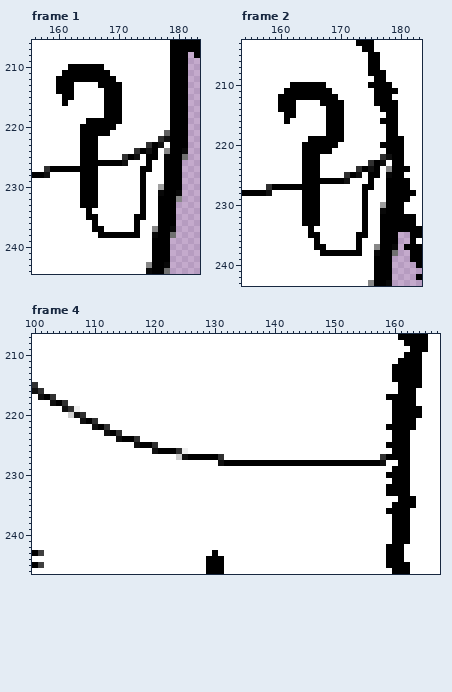
Pixel-art file -- done/big_fat_guy_whack_right.aseprite. The picture above was drawn from the file before the commit.
330x322 pixels, 32 frames. Colours within 5 levels of each other are drawn and written as one. Shown: frame 1: x 156..183, y 206..244; frame 2: x 154..183, y 203..243; frame 4: x 100..167, y 207..246. The commit also changed other frames or places, which this record leaves out.
After the commit:
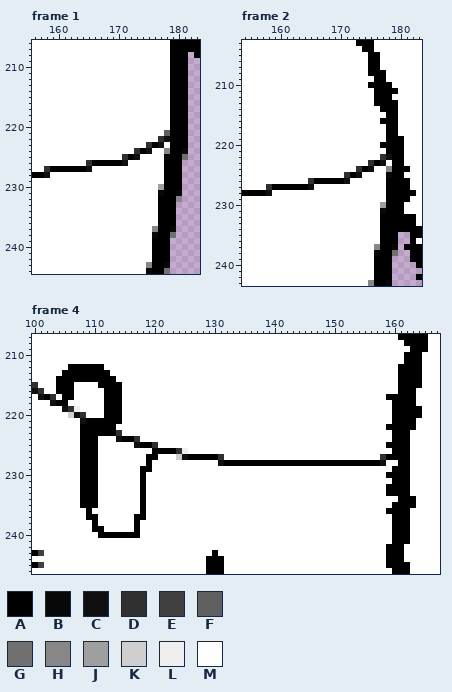
Palette (. is transparent): A #000000  B #080808  C #101010  D #303030  E #404040  F #606060  G #707070  H #878787  J #9f9f9f  K #cfcfcf  L #efefef  M #ffffff
What changed:
Frame 1, layer "hook":
y 210: x 162..167 AAAAAA -> MMMMMM
y 211: x 161..168 AAAAAAAA -> MMMMMMMM
y 212: x 160..169 AAAAAAAAAA -> MMMMMMMMMM
y 213: x 160..162 AAA -> MMM; x 167..170 AAAA -> MMMM
y 214: x 160..162 AAA -> MMM; x 168..170 AAA -> MMM
y 215: x 161..162 AA -> MM; x 168..170 AAA -> MMM
y 216: x 161 A -> M; x 168..170 AAA -> MMM
y 217..218: x 168..170 AAA -> MMM
y 219: x 165..170 AAAAAA -> MMMMMM
y 220: x 164..169 AAAAAA -> MMMMMM
y 221: x 164..168 AAAAA -> MMMMM
y 222..223: x 164..166 AAA -> MMM
y 224: x 164..166 AAA -> MMM; x 176 A -> M
y 225: x 164..166 AAA -> MMM; x 175..176 AA -> MM
y 226: x 164..165 AA -> MD; x 175 A -> M
y 227: x 165..166 AA -> CM; x 174..175 AA -> MM
y 228..233: x 164..166 AAA -> MMM; x 174 A -> M
y 234: x 165 A -> M; x 174 A -> M
y 235: x 165..166 AA -> MM; x 173..174 AA -> MM
y 236: x 166 A -> M; x 173 A -> M
y 237: x 166..167 AA -> MM; x 173 A -> M
y 238: x 167..173 AAAAAAA -> MMMMMMM
Frame 2, layer "hook": the same change as frame 1
Frame 4, layer "hook":
y 211: x 161 A -> M
y 212: x 106..111 MMMMMM -> AAAAAA; x 160 A -> M
y 213: x 105..112 MMMMMMMM -> AAAAAAAA; x 160 A -> M
y 214: x 104..113 MMMMMMMMMM -> AAAAAAAAAA; x 160 A -> M
y 215: x 104..106 MMM -> AAA; x 111..114 MMMM -> AAAA
y 216: x 104..106 MMM -> AAA; x 112..114 MMM -> AAA
y 217: x 105..106 MM -> AA; x 112..114 MMM -> AAA
y 218: x 105 D -> A; x 112..114 MMM -> AAA
y 219..220: x 112..114 MMM -> AAA
y 221: x 110..114 DMMMM -> AAAAA
y 222: x 108..110 MMC -> AAA; x 112..113 DM -> AA
y 223: x 108..112 MMMMC -> AAAAA
y 224..225: x 108..110 MMM -> AAA
y 226: x 108..110 MMM -> AAA; x 120 C -> A
y 227: x 108..110 MMM -> AAA; x 119..120 MM -> AA
y 228: x 108..110 MMM -> AAA; x 119 M -> A
y 229: x 108..110 MMM -> AAA; x 118..119 MM -> AA
y 230..235: x 108..110 MMM -> AAA; x 118 M -> A
y 236: x 109 M -> A; x 118 M -> A
y 237: x 109..110 MM -> AA; x 117..118 MM -> AA
y 238: x 110 M -> A; x 117 M -> A
y 239: x 110..111 MM -> AA; x 117 M -> A
y 240: x 111..117 MMMMMMM -> AAAAAAA
